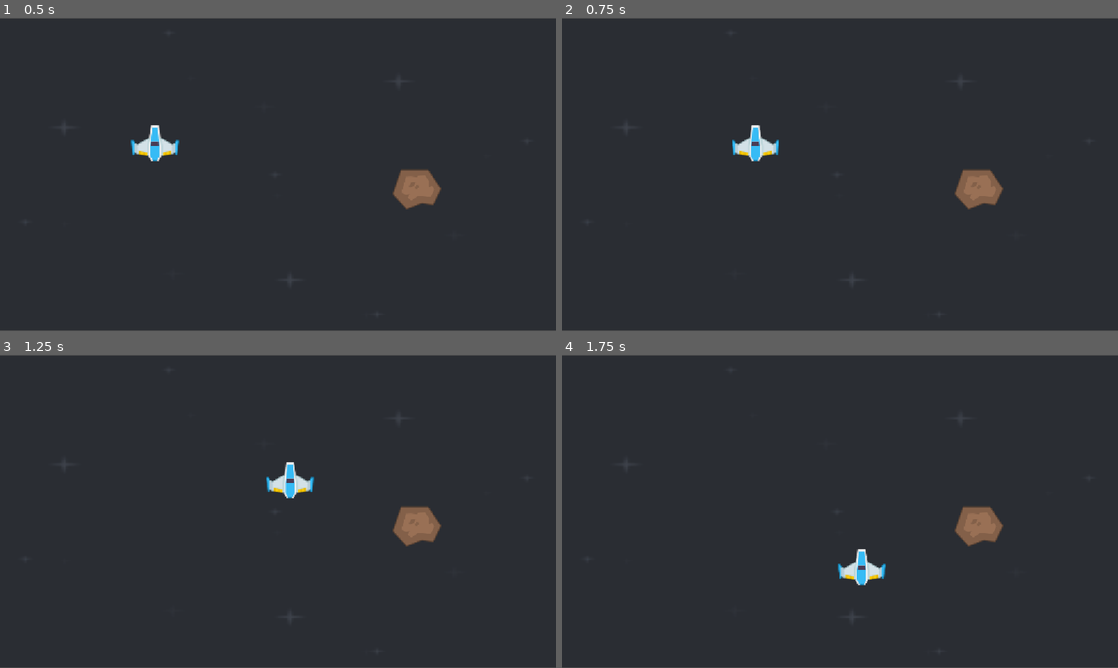
Above: before the commit, frames 1-4 (two rows, left to right).
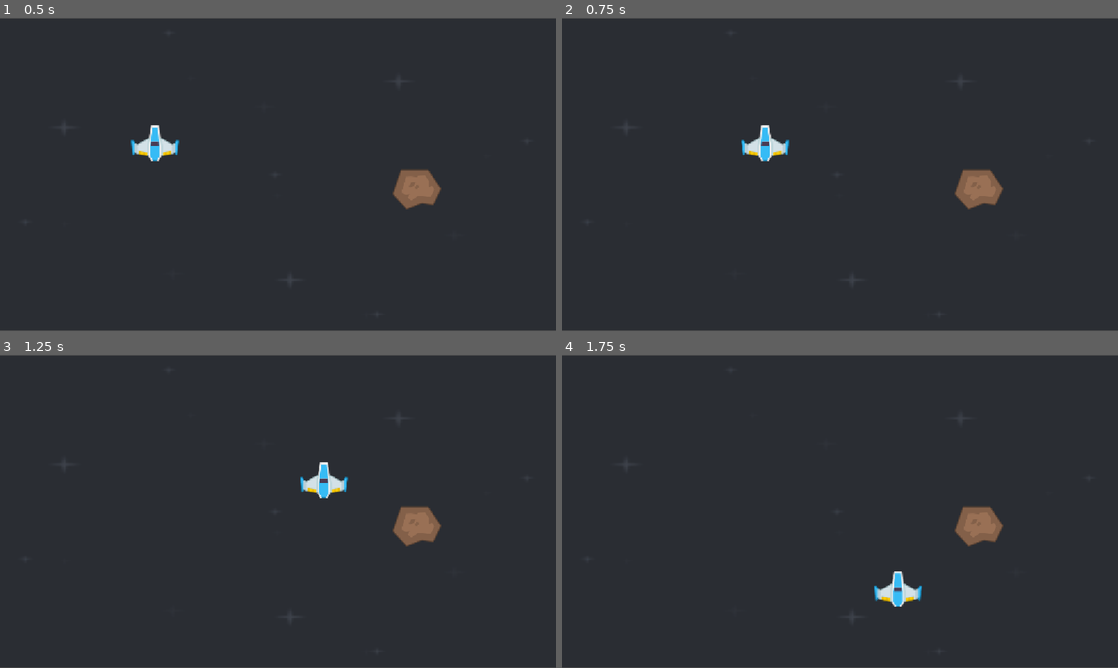
Above: after the commit, the same moments.

Repository: MantasEdine/GODOT_TEST
Game: Godot game, scene res://scenes/level.tscn
The game is run twice, just before and just after one commit, with the same random seed, the same clock (stepped at 60 frames per second) and the same inputs. Before the commit the project starts from res://level.tscn.
Inputs:
- Up to frame 1 (0.5 s): no input
- Up to frame 2 (0.75 s): tap Enter at 0.5 s; hold Right (move_right) from 0.53 s (still down)
- Up to frame 3 (1.25 s): keep holding Right (move_right)
- Up to frame 4 (1.75 s): release Right (move_right) at 1.28 s; hold Down (move_down) from 1.28 s (still down)

Frame 1 is identical in both runs. In frame 2, 0.7% of the frame differs, in the area x 30-41%, y 34-46%; in frame 3, 0.9%; in frame 4, 1.0%, in the area x 49-65%, y 62-81%.

Commit message:
adding Timer

Diff:
--- /dev/null
+++ b/scenes/lazer.tscn
@@ -0,0 +1,16 @@
+[gd_scene format=3 uid="uid://bqt8ikncahcba"]
+
+[ext_resource type="Texture2D" uid="uid://comgcelbrwjnr" path="res://PNG/Lasers/laserBlue01.png" id="1_ojbhb"]
+
+[sub_resource type="CapsuleShape2D" id="CapsuleShape2D_35usp"]
+height = 58.0
+
+[node name="Lazer" type="Area2D" unique_id=807012049]
+
+[node name="Sprite2D" type="Sprite2D" parent="." unique_id=859764267]
+position = Vector2(219, 170)
+texture = ExtResource("1_ojbhb")
+
+[node name="CollisionShape2D" type="CollisionShape2D" parent="Sprite2D" unique_id=1795355308]
+position = Vector2(1, -2)
+shape = SubResource("CapsuleShape2D_35usp")
--- /dev/null
+++ b/scenes/level.gd
@@ -0,0 +1,7 @@
+extends Node2D
+
+
+
+
+func _on_timer_timeout() -> void:
+	print("meteor")
--- a/level.tscn
+++ b/scenes/level.tscn
@@ -1,8 +1,9 @@
 [gd_scene format=3 uid="uid://dyti5o08ghto4"]
 
-[ext_resource type="Texture2D" uid="uid://22upr40a06d8" path="res://Backgrounds/blue.png" id="1_u52ul"]
-[ext_resource type="PackedScene" uid="uid://blnxoscvkq4us" path="res://scenes/player.tscn" id="2_oi3di"]
-[ext_resource type="PackedScene" uid="uid://bf7ls1qb86aqn" path="res://meteor.tscn" id="3_0b4ue"]
+[ext_resource type="Script" uid="uid://grvild66wwm7" path="res://scenes/level.gd" id="1_mx8sn"]
+[ext_resource type="Texture2D" uid="uid://22upr40a06d8" path="res://Backgrounds/blue.png" id="2_ppgk2"]
+[ext_resource type="PackedScene" uid="uid://blnxoscvkq4us" path="res://scenes/player.tscn" id="3_2r41h"]
+[ext_resource type="PackedScene" uid="uid://bf7ls1qb86aqn" path="res://scenes/meteor.tscn" id="4_klq6b"]
 
 [sub_resource type="RectangleShape2D" id="RectangleShape2D_dowtx"]
 size = Vector2(1132, 650.5)
@@ -11,16 +12,17 @@
 size = Vector2(1146, 187)
 
 [node name="Level" type="Node2D" unique_id=641005649]
+script = ExtResource("1_mx8sn")
 
 [node name="BG" type="Sprite2D" parent="." unique_id=338658875]
 position = Vector2(577, 324)
 scale = Vector2(4.5, 2.5078125)
-texture = ExtResource("1_u52ul")
+texture = ExtResource("2_ppgk2")
 
-[node name="Player" parent="." unique_id=345536576 instance=ExtResource("2_oi3di")]
+[node name="Player" parent="." unique_id=345536576 instance=ExtResource("3_2r41h")]
 position = Vector2(12, 64)
 
-[node name="Meteor" parent="." unique_id=1084432654 instance=ExtResource("3_0b4ue")]
+[node name="Meteor" parent="." unique_id=1084432654 instance=ExtResource("4_klq6b")]
 position = Vector2(534, 144)
 
 [node name="Borders" type="Node2D" parent="." unique_id=1060557960]
@@ -49,3 +51,8 @@
 [node name="CollisionShape2D" type="CollisionShape2D" parent="Borders/StaticBody2D4" unique_id=1152927504]
 position = Vector2(-563, 6)
 shape = SubResource("RectangleShape2D_dowtx")
+
+[node name="Timer" type="Timer" parent="." unique_id=1861436633]
+autostart = true
+
+[connection signal="timeout" from="Timer" to="." method="_on_timer_timeout"]
--- a/meteor.tscn
+++ b/scenes/meteor.tscn
@@ -1,16 +1,20 @@
 [gd_scene format=3 uid="uid://bf7ls1qb86aqn"]
 
-[ext_resource type="Texture2D" uid="uid://f2r5sr2w78w" path="res://PNG/Meteors/meteorBrown_big1.png" id="1_n51xl"]
+[ext_resource type="Script" uid="uid://bhnymlgt28rwr" path="res://scenes/sc.gd" id="1_pxso2"]
+[ext_resource type="Texture2D" uid="uid://f2r5sr2w78w" path="res://PNG/Meteors/meteorBrown_big1.png" id="2_83eji"]
 
 [sub_resource type="CircleShape2D" id="CircleShape2D_dowtx"]
 radius = 37.94733
 
 [node name="Meteor" type="Area2D" unique_id=884692592]
+script = ExtResource("1_pxso2")
 
 [node name="Sprite2D" type="Sprite2D" parent="." unique_id=504348589]
 position = Vector2(330, 211)
-texture = ExtResource("1_n51xl")
+texture = ExtResource("2_83eji")
 
 [node name="CollisionShape2D" type="CollisionShape2D" parent="." unique_id=1042359599]
 position = Vector2(328, 209)
 shape = SubResource("CircleShape2D_dowtx")
+
+[connection signal="body_entered" from="." to="." method="_on_body_entered"]
--- a/scenes/player.gd
+++ b/scenes/player.gd
@@ -1,6 +1,6 @@
 extends CharacterBody2D
 
-@export var speed : int = 400
+@export var speed : int = 500
 
 # Called when the node enters the scene tree for the first time.
 func _ready() -> void:
--- /dev/null
+++ b/scenes/sc.gd
@@ -0,0 +1,5 @@
+extends Area2D
+
+
+func _on_body_entered(body: Node2D) -> void:
+	print('body Entered') # Replace with function body.
Not shown, added: scenes/level.gd.uid
Not shown, added: scenes/sc.gd.uid
